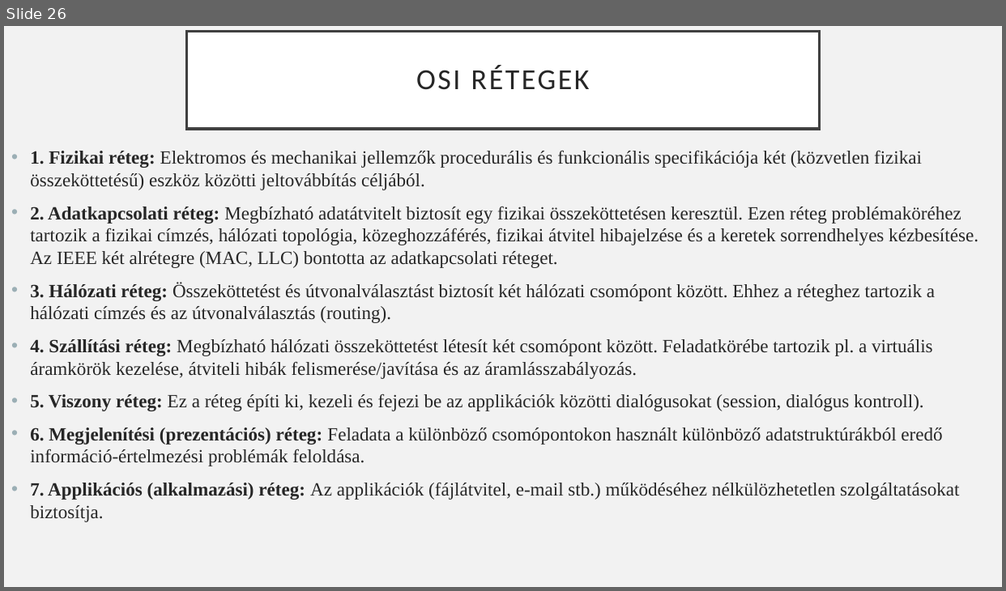
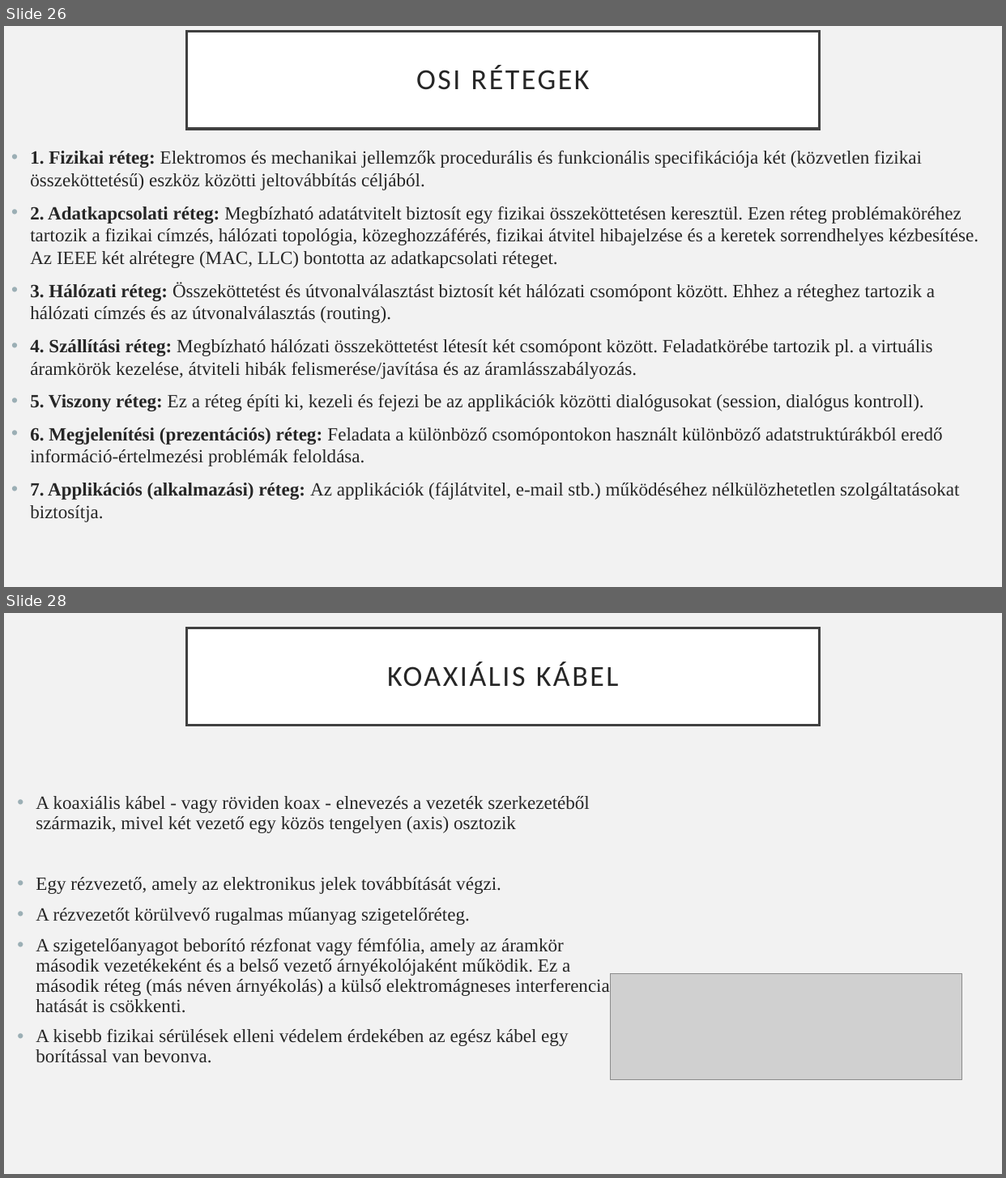
Before and after one commit to Feenc/sulishtml, a slide deck: cisco/cisco2.pptx. Shown one above the other, each under a label of ours: slide 26 before the commit, slides 26 and 28 after it; the slides between them are not shown. The pictures are 1006x591 and 1006x1178 pixels, drawn with LibreOffice and Linux fonts; fonts in the diff are those of the drawing; grey boxes stand for pictures. Boxes give left, top, right and bottom in pixels: in the first picture for what was removed or moved away, otherwise in the second. Text is boxed around its words. In the diff, an @@ line names an element or a change of style, - is before the commit and + after.

```diff
--- a/cisco/cisco2.pptx
+++ b/cisco/cisco2.pptx
@@ slide 28 added at <box>4,613,1002,1174</box>, background #F2F2F2 @@
@@ title added at <box>187,628,819,726</box>, fill #FFFFFF, outline #404040 2.5 pt, 28 pt, text #262626 @@
+KOAXIÁLIS KÁBEL
@@ text added at <box>36,796,610,1063</box>, 18 pt, text #262626 @@
+• A koaxiális kábel - vagy röviden koax - elnevezés a vezeték szerkezetéből származik, mivel két vezető egy közös tengelyen (axis) osztozik
+• Egy rézvezető, amely az elektronikus jelek továbbítását végzi.
+• A rézvezetőt körülvevő rugalmas műanyag szigetelőréteg.
+• A szigetelőanyagot beborító rézfonat vagy fémfólia, amely az áramkör második vezetékeként és a belső vezető árnyékolójaként működik. Ez a második réteg (más néven árnyékolás) a külső elektromágneses interferencia hatását is csökkenti.
+• A kisebb fizikai sérülések elleni védelem érdekében az egész kábel egy borítással van bevonva.
@@ picture added at <box>611,973,962,1080</box> @@
```
Also in this commit, not shown: 1 slide changed, 1 other slide added, 5 other files.
